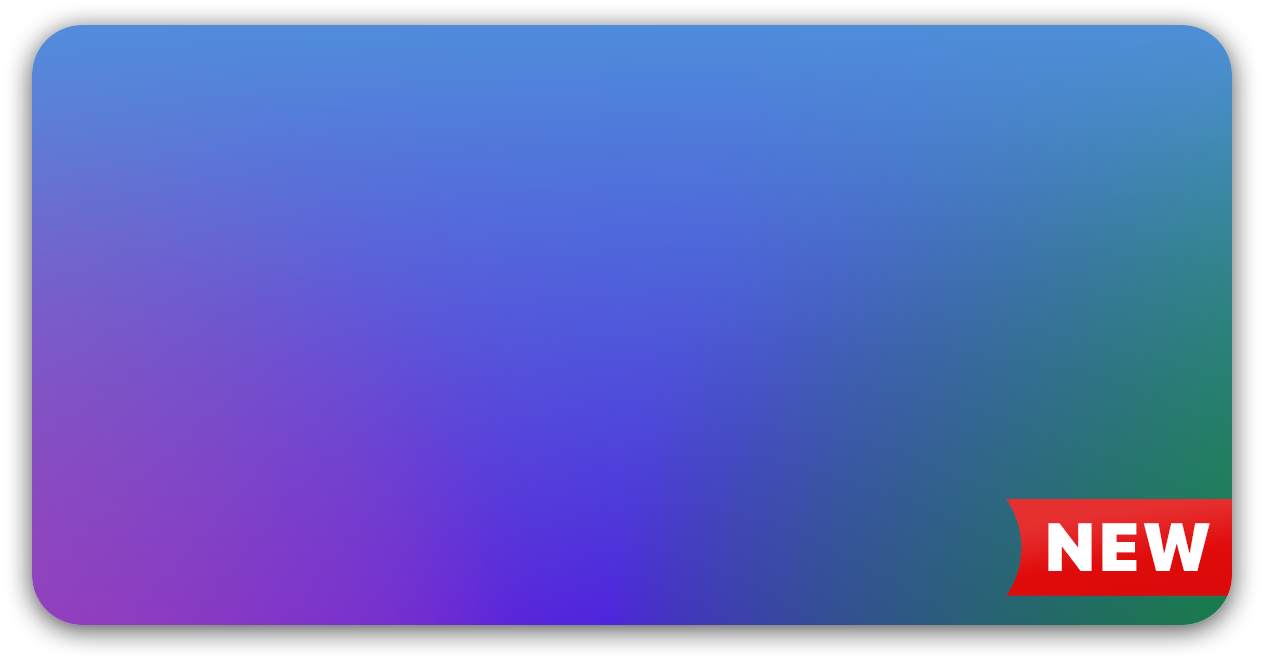
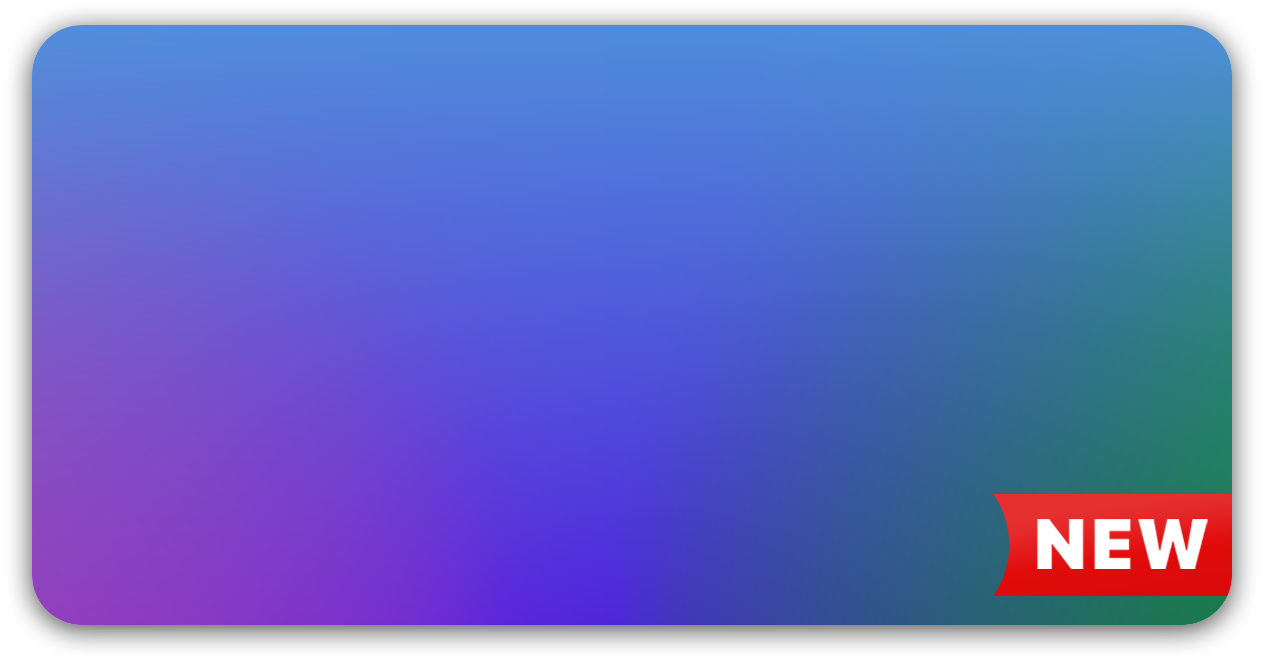
Revision of a layered (1263, 660) image; what changed, layer by layer:
painted on "NEW" over <box>1037,519,1210,571</box>
painted on "CommingSoonLabel" over <box>993,494,1232,596</box>
